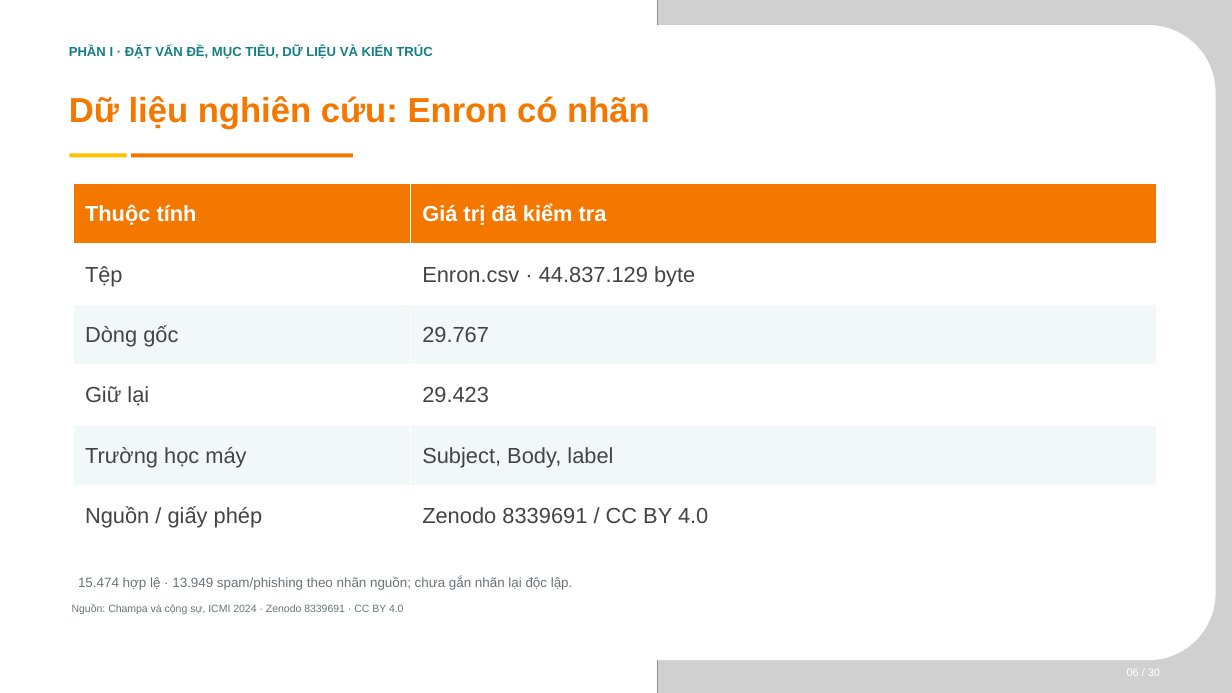
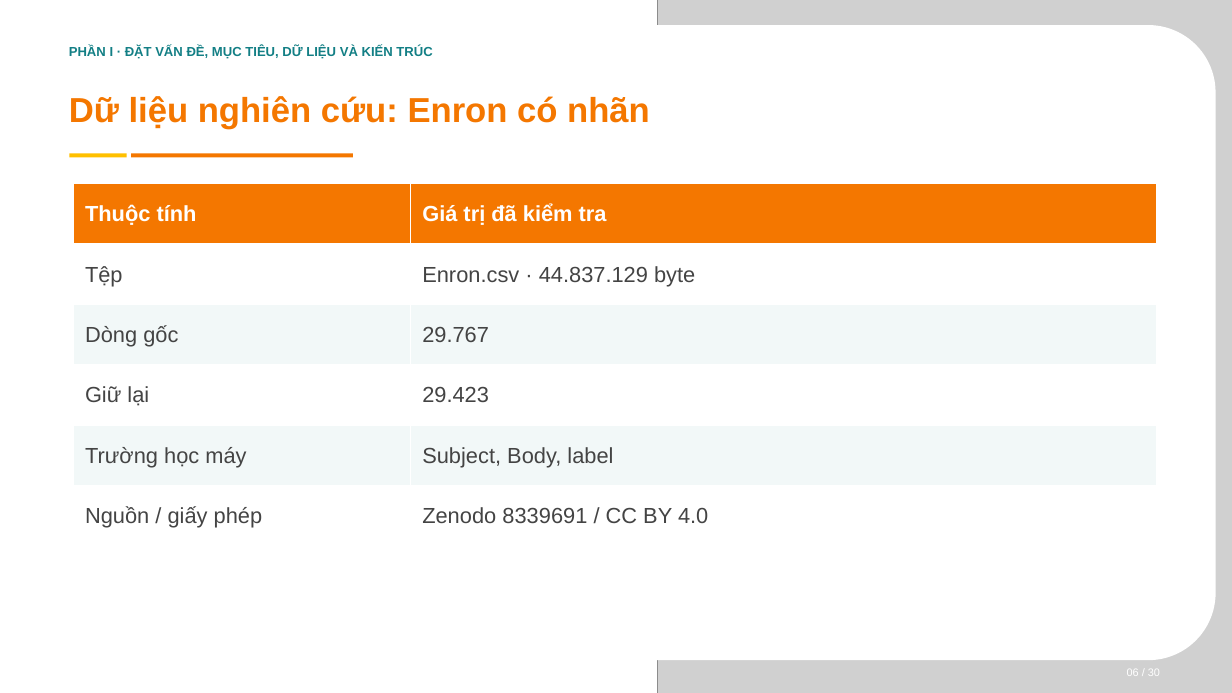
Before and after one commit to phat230/LAB_AT_BMHTTT, a slide deck: slide 4 of LAB6/BC_giau_ky_DT124/slide báo cáo/SLIDE_BAO_CAO_DT124.pptx (slide 6 before the commit). Drawn at 1232x693 pixels with LibreOffice and Linux fonts; fonts in the diff are those of the drawing; grey boxes stand for pictures; background and template pictures are left out. Boxes give left, top, right and bottom in pixels: in the first picture for what was removed or moved away, otherwise in the second. Text is boxed around its words. In the diff, an @@ line names an element or a change of style, - is before the commit and + after.

```diff
--- a/LAB6/BC_giau_ky_DT124/slide báo cáo/SLIDE_BAO_CAO_DT124.pptx
+++ b/LAB6/BC_giau_ky_DT124/slide báo cáo/SLIDE_BAO_CAO_DT124.pptx
@@ text removed at [78, 576, 573, 590] @@
-15.474 hợp lệ · 13.949 spam/phishing theo nhãn nguồn; chưa gắn nhãn lại độc lập.
@@ text removed at [72, 604, 404, 614] @@
-Nguồn: Champa và cộng sự, ICMI 2024 · Zenodo 8339691 · CC BY 4.0
```
Also in this commit, not shown: 18 other slides changed, 9 slides removed, 1 other file.
